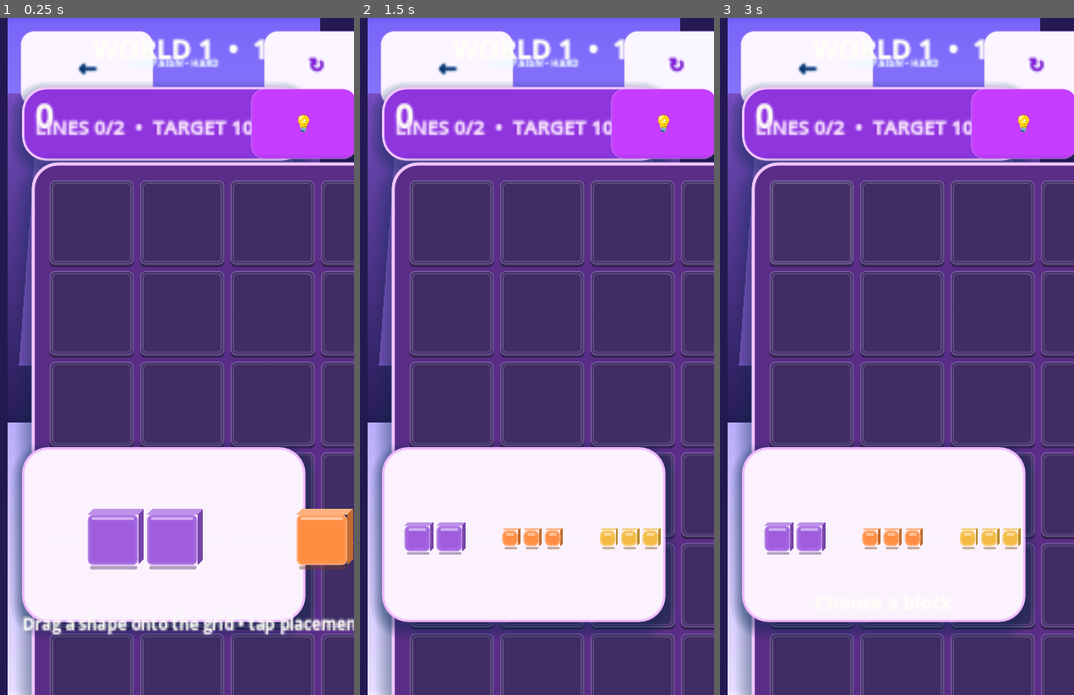
Above: before the commit, frames 1-3 (left to right).
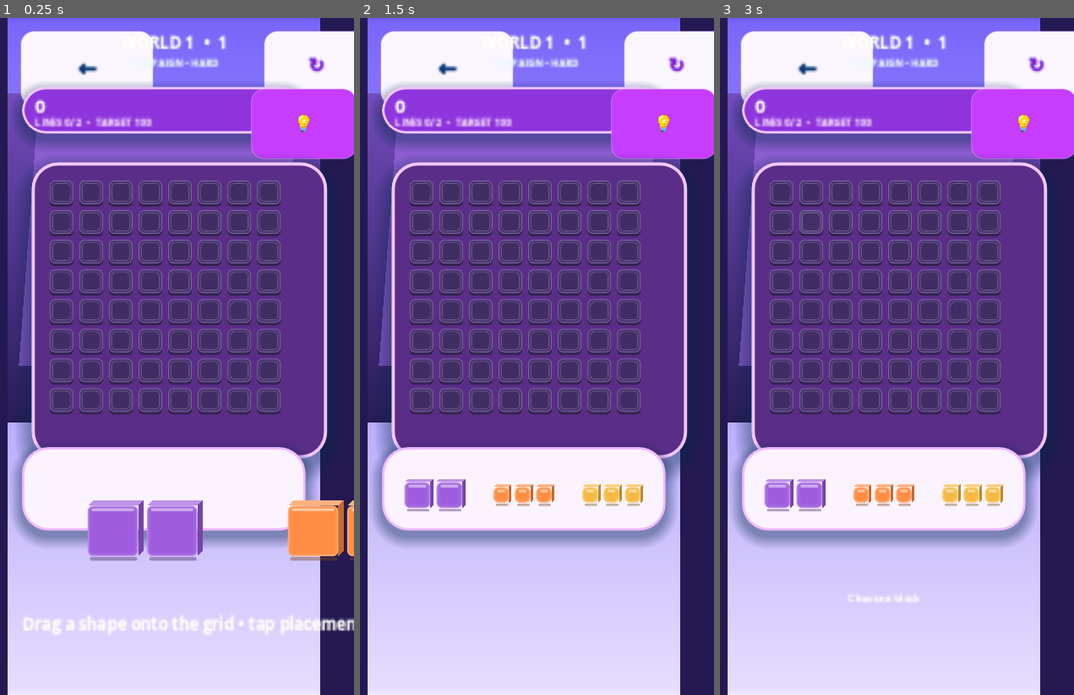
Above: after the commit, the same moments.

Repository: eghosa001/unjam
Game: Godot game, scene res://scenes/BlockPuzzle.tscn
The game is run twice, just before and just after one commit, with the same random seed, the same clock (stepped at 60 frames per second) and the same inputs. This scene is started directly instead of the project's main scene.
Inputs (mouse positions are in pixels of both pictures, inside the frame that each line leads up to):
- Up to frame 1 (0.25 s): no input
- Up to frame 2 (1.5 s): click "←" at 0.5 s; click "↻" at 1.25 s
- Up to frame 3 (3 s): click "💡" at 2 s; click (812, 221) at 2.77 s

The runs differ from the first frame. In frame 1, 46% of the frame differs, in the area x 3-100%, y 2-100%; in frame 2, 49%; in frame 3, 49%.

Commit message:
Preserve Figma Block geometry through final polish

Diff:
--- a/scripts/game/block_puzzle_final_polish.gd
+++ b/scripts/game/block_puzzle_final_polish.gd
@@ -225,6 +225,9 @@
 	return count
 
 func _fit_3d_board_layout() -> void:
+	if find_child("FigmaBlock390x844", true, false) != null:
+		_fit_figma_board_layout()
+		return
 	if board_grid == null or board_shell == null or board_grid.get_child_count() == 0:
 		return
 	var viewport_size := get_viewport_rect().size
